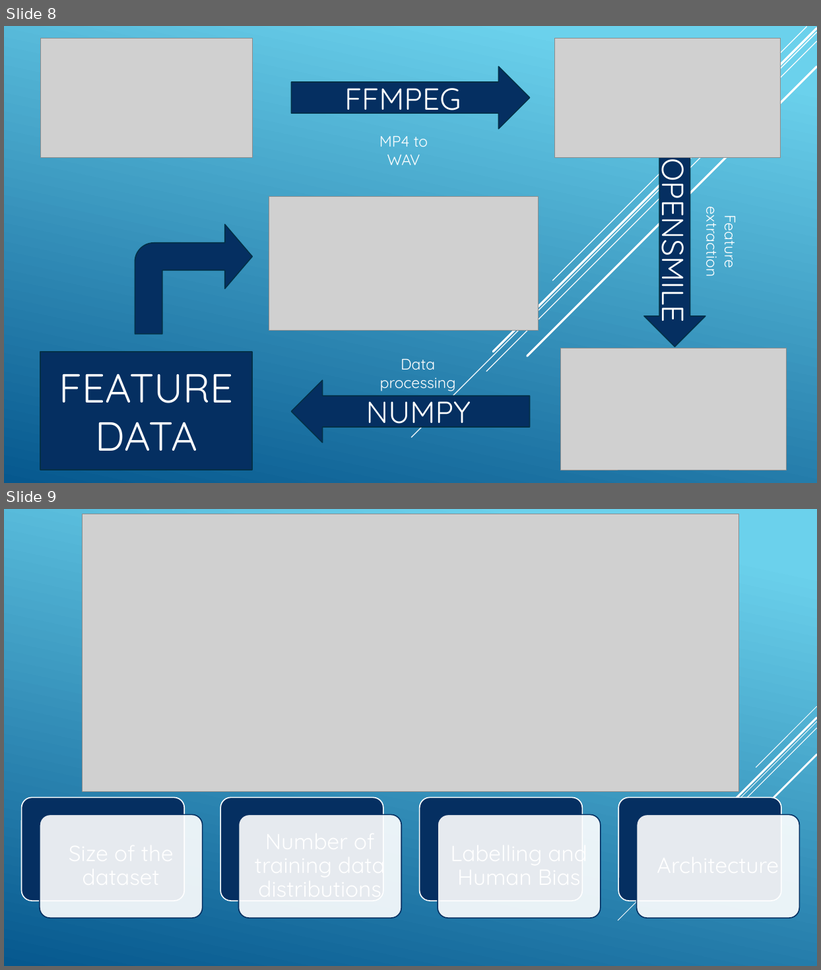
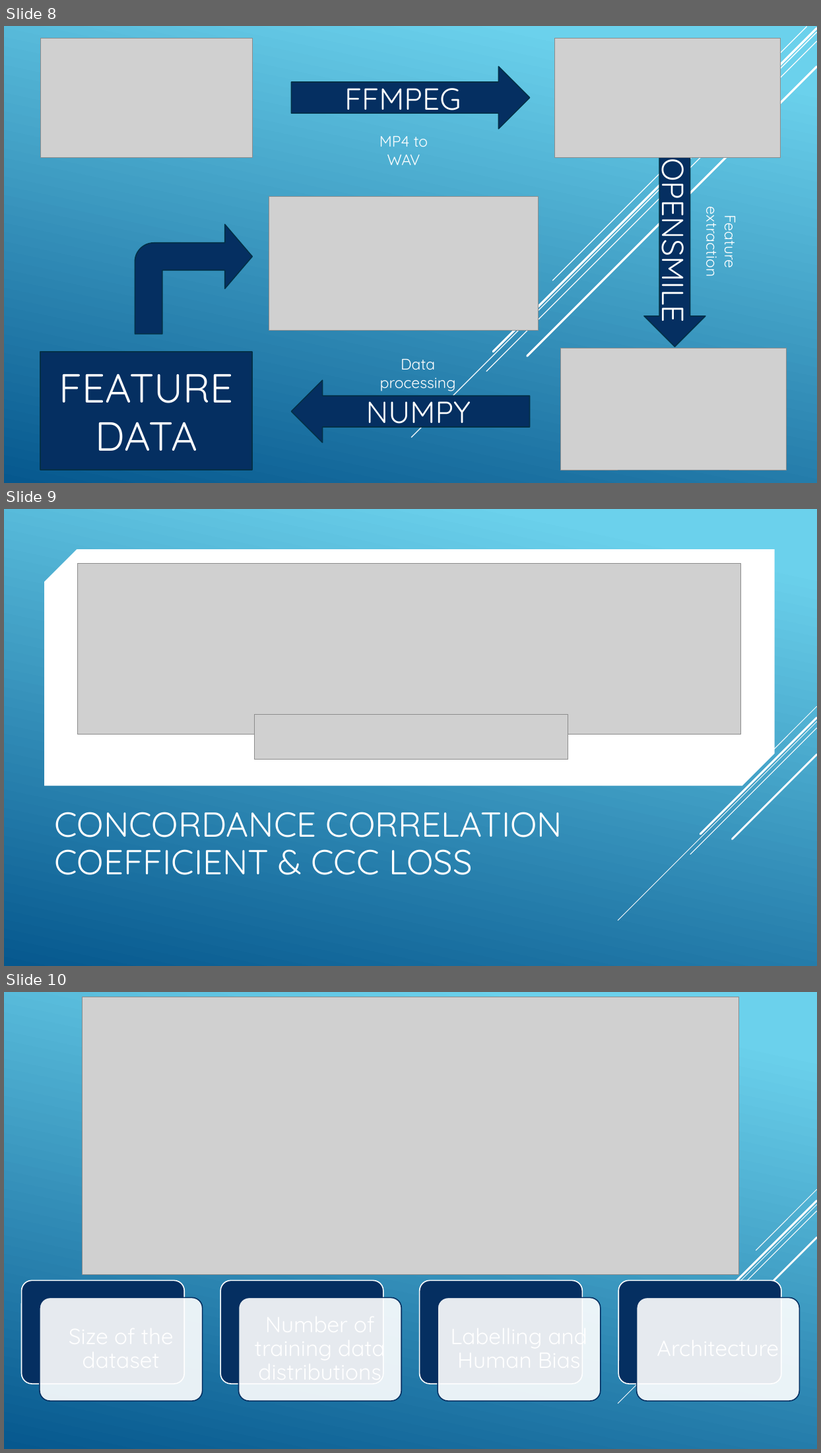
Before and after one commit to kutay-ugurlu/583-Project, a slide deck: report/Presentation.pptx. Shown one above the other, each under a label of ours: slides 8 and 9 before the commit, slides 8, 9 and 10 after it. The pictures are 821x970 and 821x1453 pixels, drawn with LibreOffice and Linux fonts; fonts in the diff are those of the drawing; grey boxes stand for pictures. Boxes give left, top, right and bottom in pixels: in the first picture for what was removed or moved away, otherwise in the second. Text is boxed around its words. In the diff, an @@ line names an element or a change of style, - is before the commit and + after.

```diff
--- a/report/Presentation.pptx
+++ b/report/Presentation.pptx
@@ slide 9 added at <box>4,509,817,966</box>, background #FFFFFF @@
@@ rectangle added at <box>4,509,817,966</box>, fill gradient #6ED2EB to #06588E @@
@@ line added from (817, 515) to (411, 921), #000000 1 pt @@
@@ line added from (817, 524) to (486, 855), #000000 1 pt @@
@@ line added from (817, 512) to (493, 835), #000000 2.5 pt @@
@@ line added from (807, 510) to (553, 764), #000000 1 pt @@
@@ snip diag rect added at <box>44,549,774,786</box>, fill #FFFFFF @@
@@ picture added at <box>78,563,741,734</box> @@
@@ line added from (817, 550) to (527, 840), #000000 2.5 pt @@
@@ picture added at <box>254,714,568,760</box> @@
@@ group added at <box>618,706,817,921</box>: 5 lines @@
@@ group added at <box>618,706,817,921</box>: 5 lines @@
@@ title added at <box>55,812,562,875</box>, 41 pt, text #FFFFFF @@
+CONCORDANCE CORRELATION COEFFICIENT & CCC LOSS
@@ what was slide 9 is now slide 10 @@
```
Also in this commit, not shown: 1 slide changed, 1 slide removed, 4 other files.
